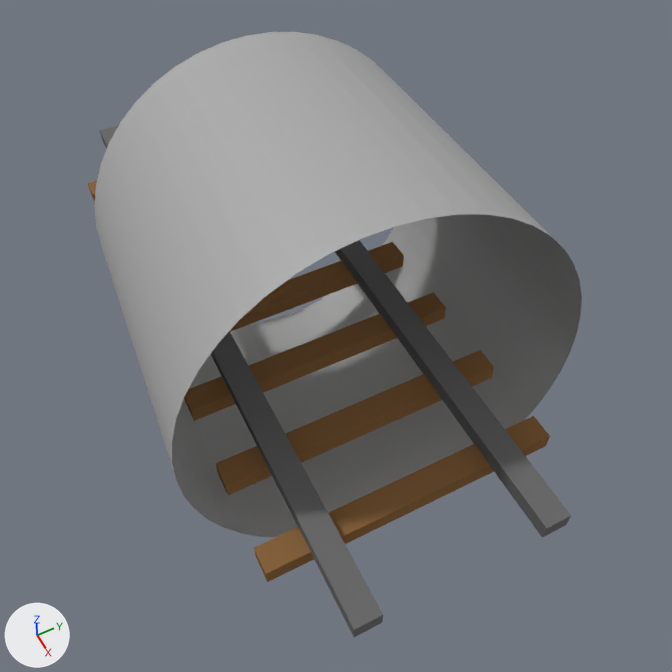
The Blender file blend/Tunnel.blend as it was, and as the next commit left it.
Camera for both pictures: the file's camera 'Camera'. Arrows for +X, +Y and +Z are at lower left; the lights stay in place. The first picture is the older version.

The scene before the commit, as lines of its bpy script (objects in view):
```python
me_cube_013 = bpy.data.meshes.new('Cube.013')
me_cube_013.from_pydata(...)  # a box spanning x -1.0..1.0, y -1.0..1.0, z -1.0..1.0
me_cube_013.materials.append(mat_material_001)  # dark grey #6d6d6d
me_cube_017 = bpy.data.meshes.new('Cube.017')
me_cube_017.from_pydata(...)  # a box spanning x -1.0..1.0, y -1.0..1.0, z -1.0..1.0
me_cube_017.materials.append(mat_material_006)  # brown #8b6640
me_cylinder_014 = bpy.data.meshes.new('Cylinder.014')
me_cylinder_014.from_pydata(...)  # 96 vertices, 48 faces; spans x -2.15..2.15, y -2.15..2.15, z -1.83..1.83
me_cylinder_014.materials.append(mat_tube)  # grey #aaaaaa
ob_cube_011 = bpy.data.objects.new('Cube.011', me_cube_013)
ob_cube_011.location = (-2.44, -0.55, 0.0)
ob_cube_011.scale = (4.0, 0.14, 0.1)
ob_cube_014 = bpy.data.objects.new('Cube.014', me_cube_017)
ob_cube_014.location = (-1.44, 0.45, -0.19)
ob_cube_014.rotation_euler = (0.0, 0.0, 1.571)  # degrees (0, 0, 90)
ob_cube_014.scale = (1.6, 0.14, 0.1)
ob_tube = bpy.data.objects.new('Tube', me_cylinder_014)
ob_tube.location = (-1.89, 0.69, 0.39)
ob_tube.rotation_euler = (1.497, 0.0, 1.506)  # degrees (86, 0, 86)
# also in view: 'Cube.012' at (-2.44, 1.45, 0.0); 'Cube.013' at (-2.44, 0.45, -0.19); 'Cube.015' at (-0.44, 0.45, -0.19); 'Cube.016' at (0.56, 0.45, -0.19)
```
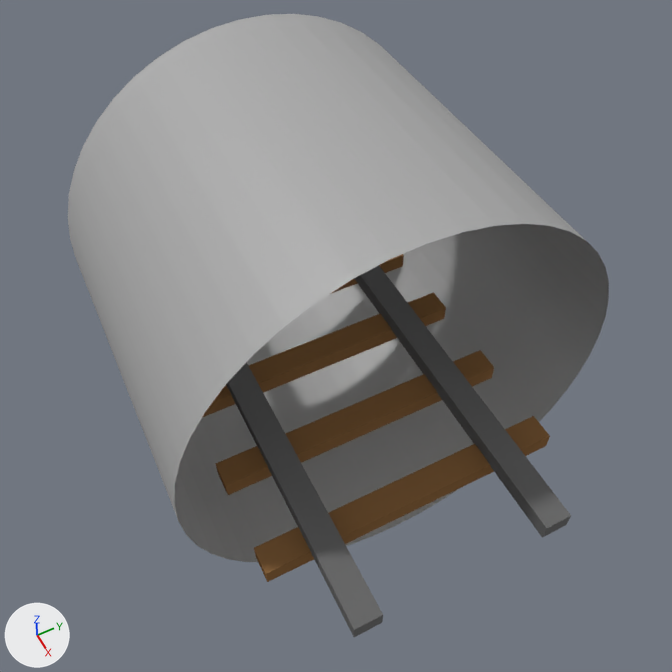
Boxes [x1, y1, x2, y2] around the edits, measured in the pictures (672 x 672 px):
'Tube', moved, turned, rescaled: before [94, 32, 582, 537]; after [68, 14, 609, 562]
'Cube.013', unchanged, covered by the edit: before [230, 242, 404, 332]; after [330, 254, 404, 294]

The change in detail:
Object 'Tube' (ob_tube) moves from (-1.89, 0.69, 0.39) to (-1.7, 0.65, 0.45).
Object 'Tube' (ob_tube) turns from (86, 0, 86) to (90, 0, 90) degrees about x, y and z.
Object 'Tube' (ob_tube) is rescaled from (1.0, 1.0, 1.0) to (1.08, 1.08, 1.01).
